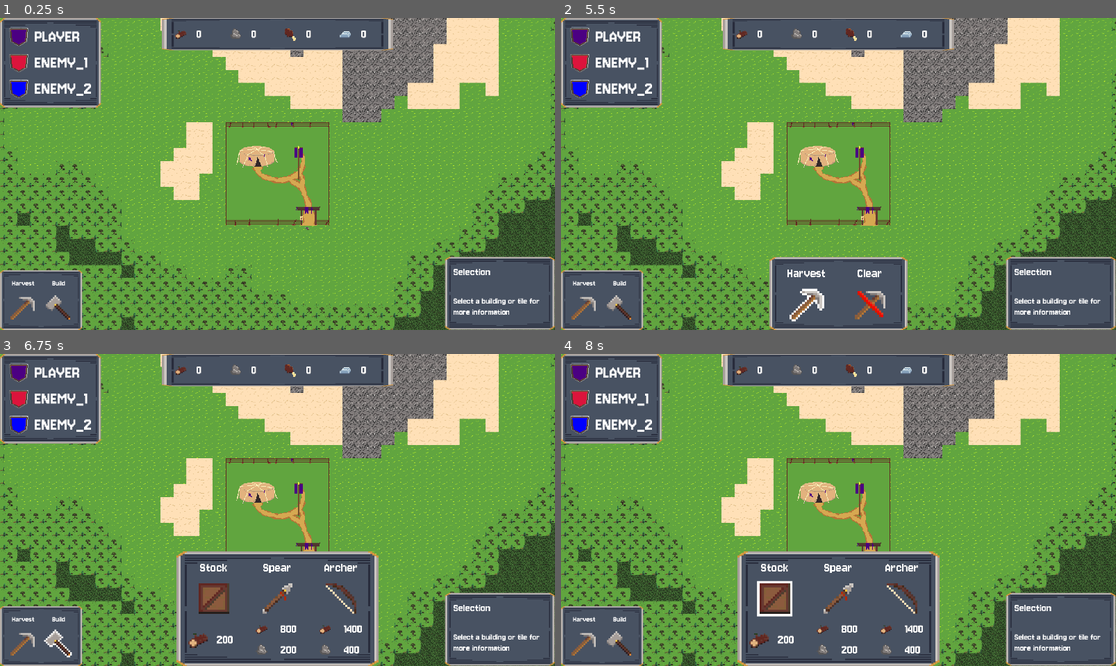
Above: before the commit, frames 1-4 (two rows, left to right).
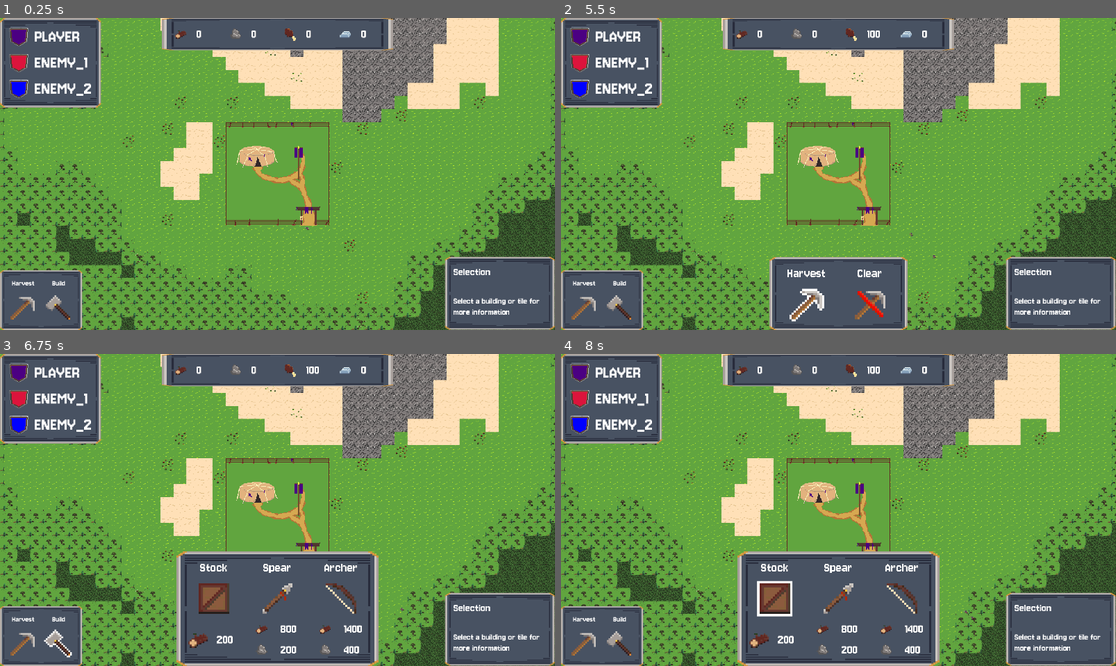
Above: after the commit, the same moments.

Repository: tom-con/erosion-prototype-2
Game: Godot game, scene res://Main.tscn
The game is run twice, just before and just after one commit, with the same random seed, the same clock (stepped at 60 frames per second) and the same inputs.
Inputs (mouse positions are in pixels of both pictures, inside the frame that each line leads up to):
- Up to frame 1 (0.25 s): no input
- Up to frame 2 (5.5 s): click (583, 308) at 0.5 s; click (622, 308) at 1.25 s; click (777, 261) at 2.02 s; click (838, 261) at 2.77 s; click (899, 261) at 3.52 s; click (583, 308) at 4.25 s; click (805, 305) at 5.02 s
- Up to frame 3 (6.75 s): click (310, 641) at 5.77 s; click (61, 644) at 6.5 s
- Up to frame 4 (8 s): click (777, 597) at 7.27 s

The runs differ from the first frame. In frame 1, 0.2% of the frame differs, in the area x 22-88%, y 10-100%; in frame 2, 0.2%, in the area x 22-88%, y 4-100%; in frame 3, 0.2%; in frame 4, 0.2%.
Error in both runs: Invalid call. Nonexistent function ' (Callable)'. (res://scenes/ui/panels/context_panel.gd:184)

Commit message:
Adds resource nodes baseline

Diff:
--- a/Main.tscn
+++ b/Main.tscn
@@ -13,6 +13,7 @@
 [node name="Main" type="Node2D"]
 script = ExtResource("1_r0du0")
 player_count = 3
+resource_node_radius = 15
 
 [node name="CanvasLayer" type="CanvasLayer" parent="."]
 
--- a/main.gd
+++ b/main.gd
@@ -3,6 +3,7 @@
 @export var player_count: int = 2
 @export var base_scene: PackedScene = preload("res://scenes/buildings/base/Base.tscn")
 @export var map_edge_buffer_tiles: int = 2
+@export var resource_node_radius: int = 10
 
 @onready var camera: Camera2D = $RtsCamera
 @onready var terrain_map: TerrainMap = $TerrainMap
@@ -52,6 +53,7 @@
 	if terrain_map:
 		_update_camera_bounds()
 		_spawn_bases()
+		_place_resource_nodes()
 		resource_panel.initialize_resources()
 		player_panel.draw_players()
 		_focus_camera_on_player_base()
@@ -218,6 +220,14 @@
 		var top_left: Vector2 = node.global_position - half_size
 		origin_tile = terrain_map.get_tile_coords(top_left)
 	terrain_map.register_building(node, origin_tile, fp)
+
+func _place_resource_nodes() -> void:
+	if terrain_map == null:
+		return
+	if _bases.is_empty():
+		return
+	for base in _bases:
+		terrain_map.place_resource_nodes_for_base(base, resource_node_radius)
 
 func _base_origin_for_index(index: int, total: int, footprint: Vector2i, grid_size: Vector2i, placed: Array[Rect2i]) -> Vector2i:
 	var buffer: int = max(map_edge_buffer_tiles, 0)
--- a/scenes/terrain/TerrainMap.tscn
+++ b/scenes/terrain/TerrainMap.tscn
@@ -8,3 +8,5 @@
 [node name="TileLayer" type="TileMapLayer" parent="."]
 
 [node name="HarvestLayer" type="TileMapLayer" parent="."]
+
+[node name="ResourceLayer" type="TileMapLayer" parent="."]
--- a/scenes/terrain/terrain_map.gd
+++ b/scenes/terrain/terrain_map.gd
@@ -162,7 +162,42 @@
 var _harvest_layer: TileMapLayer
 var _harvest_tileset: TileSet
 var _harvest_tile_id: int = -1
+var _resource_layer: TileMapLayer
+var _resource_tileset: TileSet
+var _resource_source_ids: Dictionary = {}
+var _resource_nodes: Dictionary = {}
 var _color_textures: Dictionary = {}
+
+const RESOURCE_NODE_CONFIG: Dictionary = {
+	"stone_node": {
+		"resource_type": "stone",
+		"amount": 100
+	},
+	"iron_node": {
+		"resource_type": "iron",
+		"amount": 200
+	},
+	"food_grassland_node": {
+		"resource_type": "food",
+		"amount": 100,
+		"allowed": ["grassland"]
+	},
+	"food_forest_node": {
+		"resource_type": "food",
+		"amount": 100,
+		"allowed": ["dense_forest", "sparse_forest"]
+	},
+	"food_sand_node": {
+		"resource_type": "food",
+		"amount": 100,
+		"allowed": ["sand"]
+	},
+	"food_water_node": {
+		"resource_type": "food",
+		"amount": 100,
+		"allowed": ["river", "ocean"]
+	}
+}
 
 func _setup_tilemap() -> void:
 	if _tile_map == null:
@@ -179,6 +214,12 @@
 		_harvest_layer.name = "HarvestLayer"
 		if _harvest_layer.get_parent() == null:
 			add_child(_harvest_layer)
+	if _resource_layer == null:
+		var res_existing: TileMapLayer = get_node_or_null("ResourceLayer")
+		_resource_layer = res_existing if res_existing else TileMapLayer.new()
+		_resource_layer.name = "ResourceLayer"
+		if _resource_layer.get_parent() == null:
+			add_child(_resource_layer)
 	_tileset = TileSet.new()
 	_tile_source_ids.clear()
 	for type_name in TERRAIN_TYPES.keys():
@@ -211,6 +252,24 @@
 		_harvest_tileset.add_source(source, _harvest_tile_id)
 	_harvest_layer.tile_set = _harvest_tileset
 	_harvest_layer.position = Vector2.ZERO
+
+	_resource_tileset = TileSet.new()
+	_resource_tileset.tile_size = Vector2i(tile_size, tile_size)
+	_resource_source_ids.clear()
+	var node_keys: Array = ImageLibrary.nodes.keys()
+	for node_key in node_keys:
+		var tex: Texture2D = ImageLibrary.get_a_node(str(node_key))
+		if tex == null:
+			continue
+		var source: TileSetAtlasSource = TileSetAtlasSource.new()
+		source.texture = tex
+		source.texture_region_size = tex.get_size()
+		source.create_tile(Vector2i.ZERO)
+		var source_id: int = _resource_source_ids.size()
+		_resource_tileset.add_source(source, source_id)
+		_resource_source_ids[node_key] = source_id
+	_resource_layer.tile_set = _resource_tileset
+	_resource_layer.position = Vector2.ZERO
 
 func _set_tile_map_cell(tile: Vector2i, type_name: String) -> void:
 	if _tile_map == null:
@@ -558,6 +617,39 @@
 	else:
 		_harvest_layer.set_cell(tile, -1)
 
+func set_resource_node(tile: Vector2i, node_key: String) -> bool:
+	if not is_tile_within_bounds(tile):
+		return false
+	if _resource_layer == null:
+		return false
+	if not RESOURCE_NODE_CONFIG.has(node_key):
+		return false
+	if _resource_nodes.has(_tile_key(tile)):
+		return false
+	var source_id: int = _resource_source_ids.get(node_key, -1)
+	if source_id < 0:
+		return false
+	var config: Dictionary = RESOURCE_NODE_CONFIG[node_key]
+	var resource_type: String = config.get("resource_type", "")
+	var amount: int = int(config.get("amount", 0))
+	if resource_type == "" or amount <= 0:
+		return false
+	_resource_nodes[_tile_key(tile)] = {
+		"node_key": node_key,
+		"resource_type": resource_type,
+		"health": amount,
+		"amount": amount
+	}
+	_resource_layer.set_cell(tile, source_id, Vector2i.ZERO)
+	_harvest_fail_cache.clear()
+	return true
+
+func clear_resource_node(tile: Vector2i) -> void:
+	if _resource_layer:
+		_resource_layer.set_cell(tile, -1)
+	_resource_nodes.erase(_tile_key(tile))
+	_harvest_fail_cache.clear()
+
 func _set_tile_type(tile: Vector2i, type_name: String) -> void:
 	if not is_tile_within_bounds(tile):
 		return
@@ -639,6 +731,9 @@
 func is_tile_harvestable(tile: Vector2i) -> bool:
 	if not is_tile_within_bounds(tile):
 		return false
+	var node: Dictionary = _resource_nodes.get(_tile_key(tile), {})
+	if not node.is_empty():
+		return int(node.get("health", 0)) > 0
 	var cell: Dictionary = _grid[tile.y][tile.x]
 	if cell.is_empty():
 		return false
@@ -696,6 +791,31 @@
 func harvest_tile(tile: Vector2i, max_collect: int = 0) -> Dictionary:
 	if not is_tile_within_bounds(tile):
 		return {}
+	var key: String = _tile_key(tile)
+	var node: Dictionary = _resource_nodes.get(key, {})
+	if not node.is_empty():
+		var res_type: String = node.get("resource_type", "")
+		var health: int = int(node.get("health", 0))
+		var amount: int = int(node.get("amount", health))
+		if res_type == "" or health <= 0 or amount <= 0:
+			clear_resource_node(tile)
+			_update_mark_after_harvest(tile, is_tile_marked_for_harvest(tile))
+			return {}
+		var desired: int = amount if max_collect <= 0 else min(amount, max_collect)
+		var collected: int = min(desired, health)
+		if collected <= 0:
+			return {}
+		node["health"] = max(0, health - collected)
+		_resource_nodes[key] = node
+		var depleted_node: bool = node["health"] <= 0
+		if depleted_node:
+			clear_resource_node(tile)
+			_update_mark_after_harvest(tile, is_tile_marked_for_harvest(tile))
+		return {
+			"resource_type": res_type,
+			"amount": collected,
+			"depleted": depleted_node
+		}
 	var cell: Dictionary = _grid[tile.y][tile.x]
 	if cell.is_empty():
 		return {}
@@ -870,6 +990,128 @@
 	var key: String = _tile_key(tile)
 	return blockers.get(key, false)
 
+func _resource_node_at(tile: Vector2i) -> Dictionary:
+	return _resource_nodes.get(_tile_key(tile), {})
+
+func _count_resource_tiles(center: Vector2i, radius: int, resource_type: String) -> int:
+	var count: int = 0
+	var x_min: int = max(center.x - radius, 0)
+	var x_max: int = min(center.x + radius, _cols - 1)
+	var y_min: int = max(center.y - radius, 0)
+	var y_max: int = min(center.y + radius, _rows - 1)
+	for y in range(y_min, y_max + 1):
+		for x in range(x_min, x_max + 1):
+			var tile: Vector2i = Vector2i(x, y)
+			var cell: Dictionary = _grid[y][x]
+			if cell.is_empty():
+				continue
+			var data: Dictionary = cell.get("data", {})
+			if data.get("resource_type", "") != resource_type:
+				continue
+			if int(data.get("health", data.get("harvest_amount", 0))) <= 0:
+				continue
+			if max(abs(x - center.x), abs(y - center.y)) <= radius:
+				count += 1
+	return count
+
+func _count_resource_nodes(center: Vector2i, radius: int, resource_type: String) -> int:
+	var count: int = 0
+	for key in _resource_nodes.keys():
+		var node: Dictionary = _resource_nodes[key]
+		if node.get("resource_type", "") != resource_type:
+			continue
+		var tile: Vector2i = _tile_from_key(key)
+		if max(abs(tile.x - center.x), abs(tile.y - center.y)) > radius:
+			continue
+		if int(node.get("health", 0)) <= 0:
+			continue
+		count += 1
+	return count
+
+func place_resource_nodes_for_base(base: BaseBuilding, radius: int = 10) -> void:
+	if base == null or not is_instance_valid(base):
+		return
+	var center_tile: Vector2i = get_tile_coords(base.global_position)
+	var stone_existing: int = _count_resource_tiles(center_tile, radius, "stone") + _count_resource_nodes(center_tile, radius, "stone")
+	var stone_needed: int = max(0, 20 - stone_existing)
+	if stone_needed > 0:
+		_place_nodes_random(center_tile, radius, ["stone_node"], stone_needed)
+	var food_existing: int = _count_resource_nodes(center_tile, radius, "food")
+	var food_needed: int = max(0, 20 - food_existing)
+	if food_needed > 0:
+		_place_food_nodes(center_tile, radius, food_needed)
+
+func _place_nodes_random(center: Vector2i, radius: int, node_keys: Array, count: int) -> void:
+	if count <= 0 or node_keys.is_empty():
+		return
+	var rng: RandomNumberGenerator = RandomNumberGenerator.new()
+	rng.randomize()
+	var candidates: Array[Vector2i] = []
+	for y in range(max(center.y - radius, 0), min(center.y + radius, _rows - 1) + 1):
+		for x in range(max(center.x - radius, 0), min(center.x + radius, _cols - 1) + 1):
+			var tile: Vector2i = Vector2i(x, y)
+			if max(abs(tile.x - center.x), abs(tile.y - center.y)) > radius:
+				continue
+			if not is_tile_passable(tile):
+				continue
+			if _resource_nodes.has(_tile_key(tile)):
+				continue
+			candidates.append(tile)
+	candidates.shuffle()
+	var placed: int = 0
+	for tile in candidates:
+		var idx: int = rng.randi_range(0, node_keys.size() - 1)
+		if set_resource_node(tile, node_keys[idx]):
+			placed += 1
+		if placed >= count:
+			break
+
+func _allowed_food_node_for_tile(tile_type: String) -> String:
+	for key in RESOURCE_NODE_CONFIG.keys():
+		var cfg: Dictionary = RESOURCE_NODE_CONFIG[key]
+		if cfg.get("resource_type", "") != "food":
+			continue
+		var allowed: Array = cfg.get("allowed", [])
+		if allowed.has(tile_type):
+			return key
+	return ""
+
+func _place_food_nodes(center: Vector2i, radius: int, count: int) -> void:
+	if count <= 0:
+		return
+	var candidates: Array[Vector2i] = []
+	for y in range(max(center.y - radius, 0), min(center.y + radius, _rows - 1) + 1):
+		for x in range(max(center.x - radius, 0), min(center.x + radius, _cols - 1) + 1):
+			var tile: Vector2i = Vector2i(x, y)
+			if max(abs(tile.x - center.x), abs(tile.y - center.y)) > radius:
+				continue
+			if not is_tile_passable(tile):
+				continue
+			if _resource_nodes.has(_tile_key(tile)):
+				continue
+			var cell: Dictionary = _grid[y][x]
+			if cell.is_empty():
+				continue
+			var tile_type: String = cell.get("type", "")
+			var node_key: String = _allowed_food_node_for_tile(tile_type)
+			if node_key == "":
+				continue
+			candidates.append(tile)
+	candidates.shuffle()
+	var placed: int = 0
+	var rng: RandomNumberGenerator = RandomNumberGenerator.new()
+	rng.randomize()
+	for tile in candidates:
+		var cell: Dictionary = _grid[tile.y][tile.x]
+		var tile_type: String = cell.get("type", "")
+		var node_key: String = _allowed_food_node_for_tile(tile_type)
+		if node_key == "":
+			continue
+		if set_resource_node(tile, node_key):
+			placed += 1
+		if placed >= count:
+			break
+
 func _update_astar_for_tile(tile: Vector2i) -> void:
 	if _cols <= 0 or _rows <= 0:
 		return
